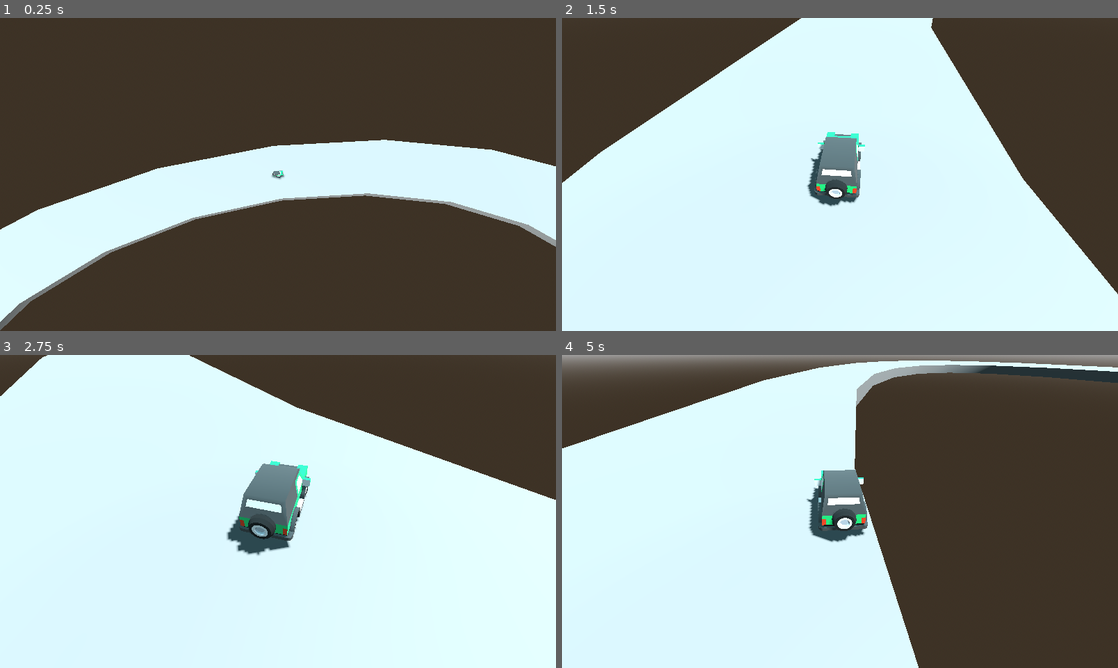
Above: before the commit, frames 1-4 (two rows, left to right).
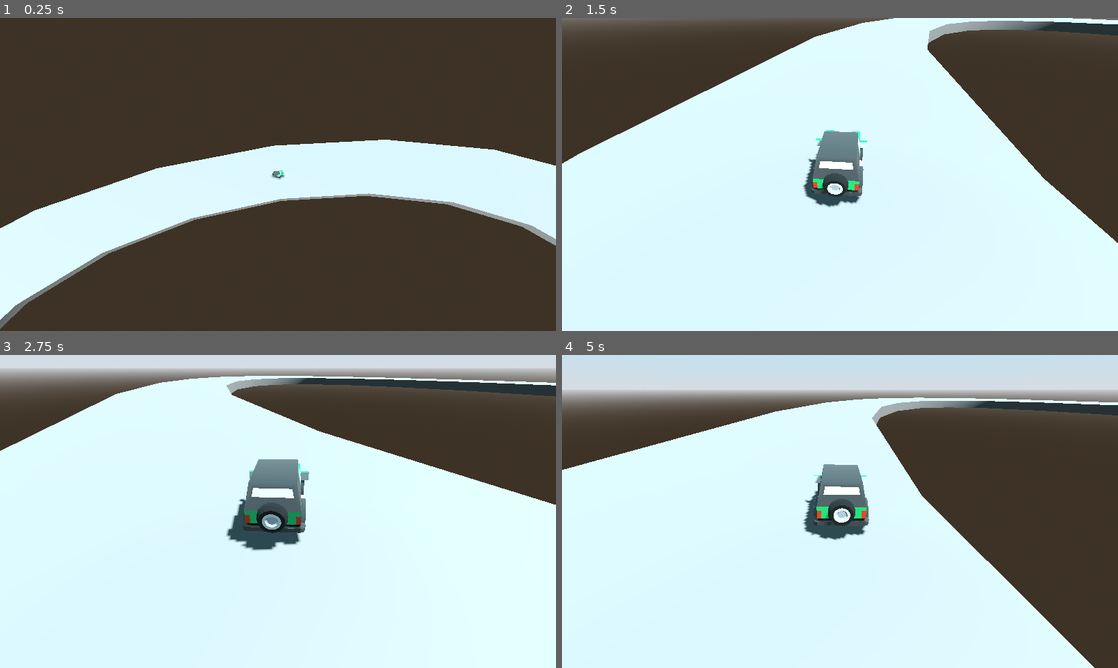
Above: after the commit, the same moments.

Repository: vachanbhogi/drive
Game: Godot game, scene res://world.tscn
The game is run twice, just before and just after one commit, with the same random seed, the same clock (stepped at 60 frames per second) and the same inputs.
Inputs:
- Up to frame 1 (0.25 s): no input
- Up to frame 2 (1.5 s): hold D (steer_right) 0.53-1.28 s; hold S (brake) from 1.28 s (still down)
- Up to frame 3 (2.75 s): release S (brake) at 2.03 s; hold D (steer_right) from 2.03 s (still down)
- Up to frame 4 (5 s): release D (steer_right) at 2.78 s; hold W (accelerate) 2.78-3.53 s; hold A (steer_left) from 3.53 s (still down)

The runs differ from the first frame. In frame 1, 0.3% of the frame differs, in the area x 0-100%, y 38-100%; in frame 2, 8.6%; in frame 3, 17%; in frame 4, 35%, in the area x 0-100%, y 0-100%.

Commit message:
tweaker controller

Diff:
--- a/player/player.gd
+++ b/player/player.gd
@@ -1,11 +1,11 @@
 extends RigidBody3D
 
 var sphere_offset = Vector3.DOWN
-var acceleration = 35.0
+var acceleration = 42.0
 var steering = 19.0
 var turn_speed = 4.0
 var turn_stop_limit = 0.75
-var body_tilt = 35
+var body_tilt = 50
 
 var speed_input = 0
 var turn_input = 0
@@ -15,9 +15,6 @@
 @onready var ground_ray = $CarMesh/RayCast3D
 @onready var right_wheel = $CarMesh/suv2/wheel_frontRight
 @onready var left_wheel = $CarMesh/suv2/wheel_frontLeft
-
-#func _ready():
-#	ground_ray.add_exception(self)
 
 func _physics_process(delta):
 	car_mesh.position = position + sphere_offset
@@ -39,13 +36,13 @@
 		car_mesh.global_transform = car_mesh.global_transform.orthonormalized()
 		var t = -turn_input * linear_velocity.length() / body_tilt
 		body_mesh.rotation.z = lerp(body_mesh.rotation.z, t, 5.0 * delta)
-		if ground_ray.is_colliding():
-			var n = ground_ray.get_collision_normal()
-			var xform = align_with_y(car_mesh.global_transform, n)
-			car_mesh.global_transform = car_mesh.global_transform.interpolate_with(xform, 10.0 * delta)
+	if ground_ray.is_colliding():
+		var n = ground_ray.get_collision_normal()
+		var xform = align_with_y(car_mesh.global_transform, n)
+		car_mesh.global_transform = car_mesh.global_transform.interpolate_with(xform, 10.0 * delta)
 
 func align_with_y(xform, new_y):
 	xform.basis.y = new_y
 	xform.basis.x = -xform.basis.z.cross(new_y)
-#	xform.basis = xform.basis.orthonormalized()
+
 	return xform.orthonormalized()
--- a/player/player.tscn
+++ b/player/player.tscn
@@ -13,7 +13,8 @@
 collision_layer = 2
 physics_material_override = SubResource("PhysicsMaterial_dtpcx")
 gravity_scale = 3.0
-angular_damp = 10.0
+linear_damp = 0.01
+angular_damp = 25.0
 script = ExtResource("1_3yknt")
 
 [node name="CollisionShape3D" type="CollisionShape3D" parent="."]
--- a/world.tscn
+++ b/world.tscn
@@ -25,7 +25,7 @@
 [node name="Camera3D" type="Camera3D" parent="." node_paths=PackedStringArray("target")]
 transform = Transform3D(1, 0, 0, 0, 1, 0, 0, 0, 1, 2.08165e-12, 100, 2.08165e-12)
 script = ExtResource("2_kikur")
-offset = Vector3(2.08165e-12, 4, 5)
+offset = Vector3(2.08165e-12, 3, 5)
 target = NodePath("../Player/CarMesh")
 
 [node name="Track" type="CSGCombiner3D" parent="."]
